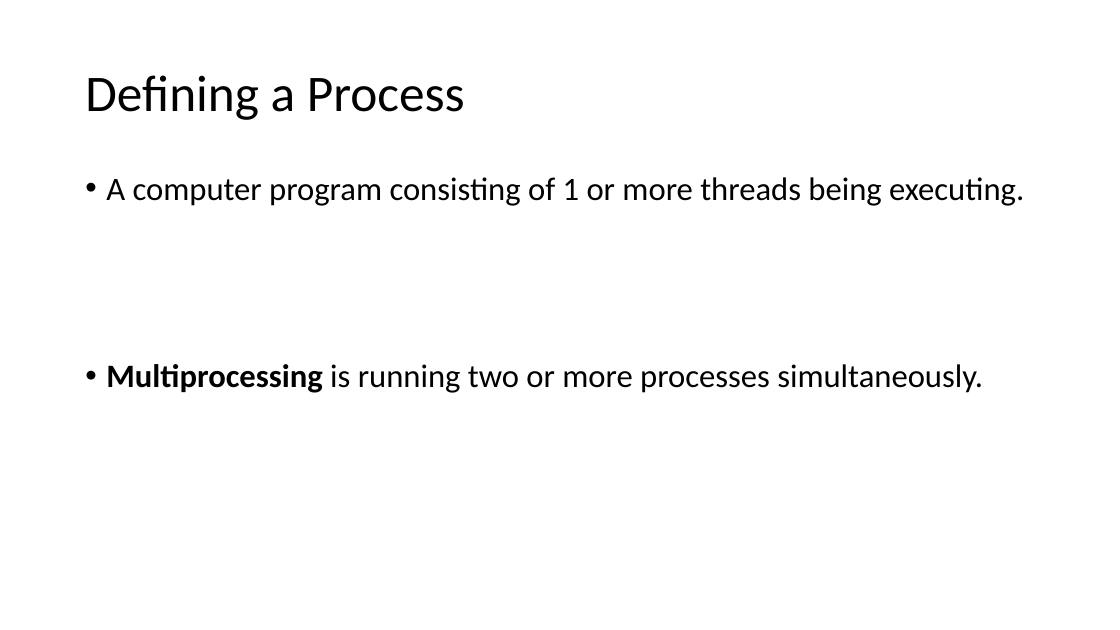
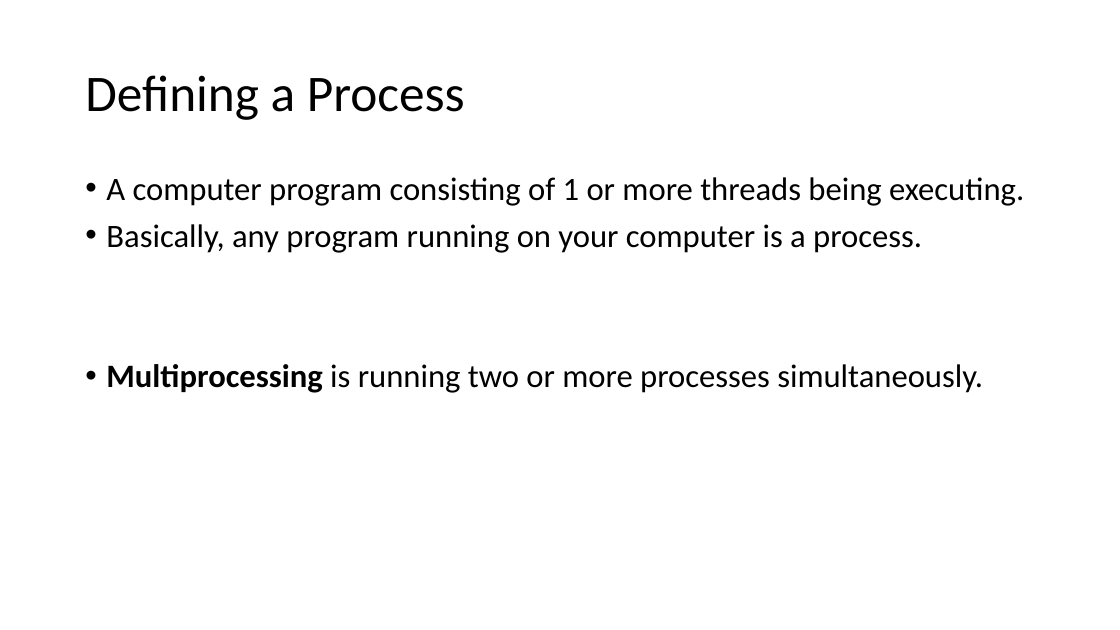
Before and after one commit to echoaj/TCS_PowerPoints, a slide deck: slide 3 of PowerPoints/Threading Vs Processing.pptx. Drawn at 1120x630 pixels with LibreOffice and Linux fonts; fonts in the diff are those of the drawing. Boxes give left, top, right and bottom in pixels: in the first picture for what was removed or moved away, otherwise in the second. Text is boxed around its words. In the diff, an @@ line names an element or a change of style, - is before the commit and + after.

Commit message:
edited ppt

```diff
--- a/PowerPoints/Threading Vs Processing.pptx
+++ b/PowerPoints/Threading Vs Processing.pptx
@@ text at [106, 224, 922, 253]: paragraph added @@
+• Basically, any program running on your computer is a process.
```
Also in this commit, not shown: 1 other slide changed, 1 slide added.
